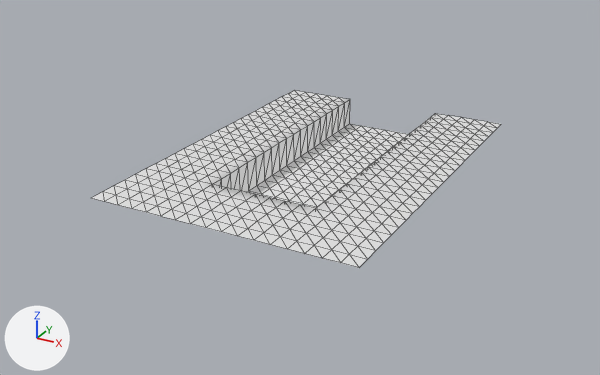
The OBJ model Ods217/Assets/Level_Data/lvl_Outpost/Meshes/lvl0_WeaponTunnel.obj, before and after one commit.
Rendered twice from a 50 mm camera at (23.6, -44.5, 21.8) aimed at (-0.3, -0.9, 0.0). Lighting does not change. The marker at lower left points along +X, +Y and +Z. Mesh edges are drawn as thin lines. Where no turn or scale is listed for an object, it has been applied to the vertices.

The scene before the commit, as lines of its bpy script (objects in view):
```python
me_default = bpy.data.meshes.new('Default')
me_default.from_pydata(...)  # 496 vertices, 906 faces; spans x -8.0..9.0, y -12.0..12.0, z 0.0..2.0
ob_default = bpy.data.objects.new('Default', me_default)
ob_default.location = (0.0, 0.0, 0.0)
```
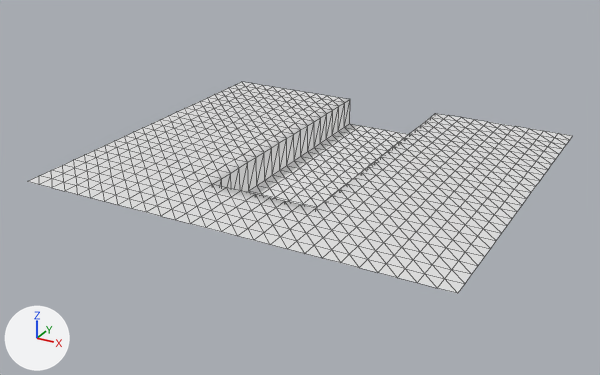
What differs and where, as boxes [x1, y1, x2, y2] in the pictures (600 x 375 px):
'Default', reshaped (33% wider, 18% taller)
    before: [92, 90, 501, 268]
    after: [27, 82, 572, 293]
part 1 of me_default, added
    after: [27, 82, 294, 198]
part 2 of me_default, added
    after: [359, 124, 572, 293]

The change, as a diff of the scene's bpy script:
```diff
--- a/Ods217/Assets/Level_Data/lvl_Outpost/Meshes/lvl0_WeaponTunnel.obj.py
+++ b/Ods217/Assets/Level_Data/lvl_Outpost/Meshes/lvl0_WeaponTunnel.obj.py
@@ me_default @@
 # used by ob_default; location = (0.0, 0.0, 0.0)
-me_default.from_pydata(...)  # 496 vertices, 906 faces; spans x -8.0..9.0, y -12.0..12.0, z 0.0..2.0
+me_default.from_pydata(...)  # 746 vertices, 1386 faces; spans x -13.0..14.0, y -12.0..12.0, z 0.0..2.0
+# me_default part 1
+# 25 new vertices lie (-1.0, 0.0, 0.0) away from vertices in x -8.0, y -12.0..12.0, z 2.0
+# 25 new vertices lie (-1.0, 0.0, 0.0) away from vertices in x -9.0, y -12.0..12.0, z 2.0
+# 25 new vertices lie (-1.0, 0.0, 0.0) away from vertices in x -10.0, y -12.0..12.0, z 2.0
+# 25 new vertices lie (-1.0, 0.0, 0.0) away from vertices in x -11.0, y -12.0..12.0, z 2.0
+# 25 new vertices lie (-1.0, 0.0, 0.0) away from vertices in x -12.0, y -12.0..12.0, z 2.0
+# 240 new faces join them
+# me_default part 2
+# 25 new vertices lie (1.0, 0.0, 0.0) away from vertices in x 9.0, y -12.0..12.0, z 2.0
+# 25 new vertices lie (1.0, 0.0, 0.0) away from vertices in x 10.0, y -12.0..12.0, z 2.0
+# 25 new vertices lie (1.0, 0.0, 0.0) away from vertices in x 11.0, y -12.0..12.0, z 2.0
+# 25 new vertices lie (1.0, 0.0, 0.0) away from vertices in x 12.0, y -12.0..12.0, z 2.0
+# 25 new vertices lie (1.0, 0.0, 0.0) away from vertices in x 13.0, y -12.0..12.0, z 2.0
+# 240 new faces join them
```
